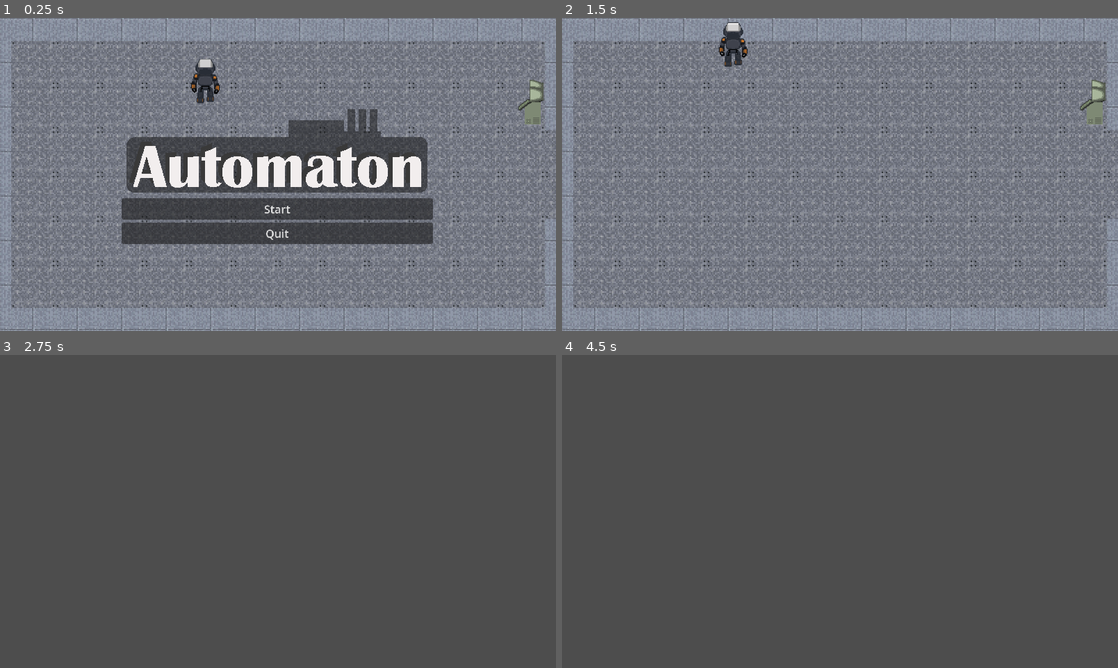
Above: before the commit, frames 1-4 (two rows, left to right).
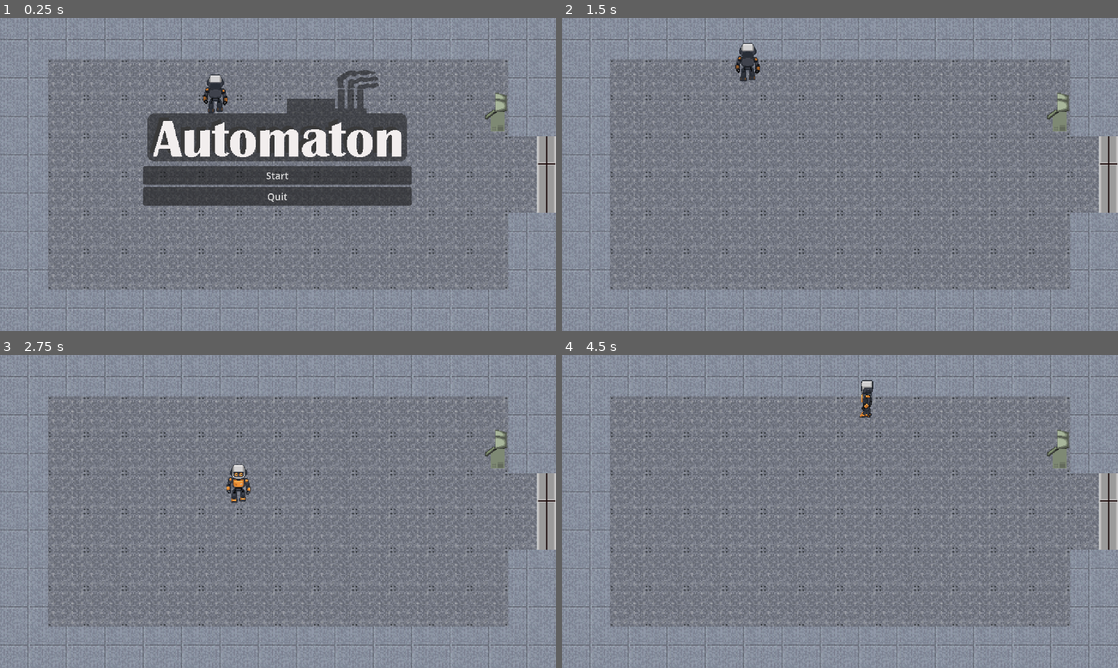
Above: after the commit, the same moments.

Repository: Wizxrdx/automaton
Game: Godot game, scene res://UI/main_menu.tscn
Same seed, same stepped clock (60 frames per second), same inputs: the game is played once before the commit and once after it.
Inputs (mouse positions are in pixels of both pictures, inside the frame that each line leads up to):
- Up to frame 1 (0.25 s): no input
- Up to frame 2 (1.5 s): click "Start" at 0.5 s; move the mouse to (745, 61) at 1.27 s; hold Right (ui_right) from 1.28 s (still down); tap Space (interact) at 1.35 s; click (745, 61) at 1.42 s
- Up to frame 3 (2.75 s): move the mouse to (166, 527) at 2.02 s; release Right (ui_right) at 2.03 s; hold Down (ui_down) from 2.03 s (still down); tap Q (drop_item) at 2.1 s; click (166, 527) at 2.17 s; tap Space (interact) at 2.3 s
- Up to frame 4 (4.5 s): move the mouse to (895, 442) at 2.77 s; release Down (ui_down) at 2.78 s; hold Right (ui_right) 2.78-3.53 s; tap Space (interact) at 2.85, 3.6 s; click (895, 442) at 2.92 s; move the mouse to (812, 574) at 3.52 s; hold Up (ui_up) 3.53-4.28 s; click (812, 574) at 3.67 s; move the mouse to (1006, 558) at 4.27 s; hold Left (ui_left) from 4.28 s (still down); tap Q (drop_item) at 4.35 s; click (1006, 558) at 4.42 s

The runs differ from the first frame. In frame 1, 38% of the frame differs, in the area x 0-100%, y 0-100%; in frame 2, 24%; in frame 3, 100%; in frame 4, 100%.

Commit message:
added tutorial levels and template levels

Diff:
--- a/Interactables/Door/door.gd
+++ b/Interactables/Door/door.gd
@@ -61,6 +61,10 @@
 
 	sprite.modulate = Color(1.5, 1.5, 1.5) if state else Color(1, 1, 1)
 
+# Inside door.gd
 func _on_body_entered(body):
 	if is_open and should_teleport and body.is_in_group("player_group"):
+		print("Attempting teleport...")
+		# Use the engine's 'Engine.has_singleton' check if you're paranoid
+		# But usually, just calling the name works IF there is no local node named the same thing.
 		LevelManager.load_next_level()
--- a/Player/player.gd
+++ b/Player/player.gd
@@ -122,6 +122,13 @@
 	is_busy = false
 
 # --- ITEM DETECTION SYSTEM ---
+
+func activate_camera(follow_player: bool):
+	if follow_player:
+		$Camera2D.enabled = true
+		$Camera2D.make_current()
+	else:
+		$Camera2D.enabled = false
 
 func _update_closest_item():
 	items_in_range = items_in_range.filter(func(item): return is_instance_valid(item))
--- a/Player/player.tscn
+++ b/Player/player.tscn
@@ -157,7 +157,8 @@
 shape = SubResource("RectangleShape2D_hvfyp")
 
 [node name="Camera2D" type="Camera2D" parent="." unique_id=1390136374]
-zoom = Vector2(0.4, 0.4)
+enabled = false
+zoom = Vector2(0.345, 0.345)
 
 [node name="InteractRay" type="ShapeCast2D" parent="." unique_id=1802014474]
 shape = SubResource("RectangleShape2D_od3ui")
--- a/UI/main_menu.gd
+++ b/UI/main_menu.gd
@@ -5,24 +5,38 @@
 func _ready():
 	# Force the level into background mode
 	level.is_menu_background = true
-	level.setup_menu_mode()
+
+	# Check if the function exists before calling to avoid crashes
+	if level.has_method("setup_menu_mode"):
+		level.setup_menu_mode()
 
 	# Ensure the Menu's own camera is the one being used
-	$Camera2D.make_current()
+	$StaticLevelCamera.make_current()
 
-	# Center the level instance to (0,0) or whatever your camera is looking at
+	# Center the level instance
 	level.position = Vector2.ZERO
-
-	Input.set_mouse_mode(Input.MOUSE_MODE_VISIBLE)
 
 func _on_start_button_pressed():
 	$VBoxContainer.visible = false
 
-	# Simulate the cleaner 'waking up'
+	Input.set_mouse_mode(Input.MOUSE_MODE_CONFINED)
+
 	await get_tree().create_timer(1.0).timeout
 
-	# The seamless handoff
+	# REPARENT
+	var root = get_tree().root
+	var old_pos = level.global_position
+	remove_child(level)
+	root.add_child(level)
+	level.global_position = old_pos
+
 	level.start_as_player()
 
-	# Clean up the menu
+	# Wait one frame so Godot can register the new camera
+	await get_tree().process_frame
+
+	# Now it is safe to kill the menu (and its camera)
 	self.queue_free()
+
+func _on_quit_button_pressed():
+	pass
--- a/UI/main_menu.tscn
+++ b/UI/main_menu.tscn
@@ -3,6 +3,48 @@
 [ext_resource type="Script" uid="uid://dkfvx8tcx8hdk" path="res://UI/main_menu.gd" id="1_p8ccj"]
 [ext_resource type="PackedScene" uid="uid://ba5vao3hb24wp" path="res://World/Level1.tscn" id="2_tk8dj"]
 [ext_resource type="Texture2D" uid="uid://cohktqv675ns7" path="res://UI/logo.png" id="3_d8nwk"]
+
+[sub_resource type="AtlasTexture" id="AtlasTexture_d8nwk"]
+atlas = ExtResource("3_d8nwk")
+region = Rect2(0, 0, 448, 160)
+
+[sub_resource type="Animation" id="Animation_d8nwk"]
+length = 0.001
+tracks/0/type = "value"
+tracks/0/imported = false
+tracks/0/enabled = true
+tracks/0/path = NodePath(".:texture:region")
+tracks/0/interp = 1
+tracks/0/loop_wrap = true
+tracks/0/keys = {
+"times": PackedFloat32Array(0),
+"transitions": PackedFloat32Array(1),
+"update": 0,
+"values": [Rect2(0, 0, 448, 160)]
+}
+
+[sub_resource type="Animation" id="Animation_4cwpn"]
+resource_name = "play_ui"
+length = 0.8
+loop_mode = 1
+tracks/0/type = "value"
+tracks/0/imported = false
+tracks/0/enabled = true
+tracks/0/path = NodePath(".:texture:region")
+tracks/0/interp = 1
+tracks/0/loop_wrap = true
+tracks/0/keys = {
+"times": PackedFloat32Array(0, 0.2, 0.4, 0.6, 0.8),
+"transitions": PackedFloat32Array(1, 1, 1, 1, 1),
+"update": 1,
+"values": [Rect2(0, 0, 448, 160), Rect2(0, 160, 448, 160), Rect2(0, 320, 448, 160), Rect2(0, 160, 448, 160), Rect2(0, 0, 448, 160)]
+}
+
+[sub_resource type="AnimationLibrary" id="AnimationLibrary_f40uw"]
+_data = {
+&"RESET": SubResource("Animation_d8nwk"),
+&"play_ui": SubResource("Animation_4cwpn")
+}
 
 [node name="MainMenu" type="Control" unique_id=1362057842]
 layout_mode = 3
@@ -22,16 +64,20 @@
 anchor_top = 0.5
 anchor_right = 0.5
 anchor_bottom = 0.5
-offset_left = 264.0
-offset_top = 134.0
-offset_right = 310.0
-offset_bottom = 200.0
+offset_left = 63.0
+offset_top = -12.0
+offset_right = 511.0
+offset_bottom = 218.0
 grow_horizontal = 2
 grow_vertical = 2
 
 [node name="TextureRect" type="TextureRect" parent="VBoxContainer" unique_id=231407993]
 layout_mode = 2
-texture = ExtResource("3_d8nwk")
+texture = SubResource("AtlasTexture_d8nwk")
+
+[node name="AnimationPlayer" type="AnimationPlayer" parent="VBoxContainer/TextureRect" unique_id=2127134869]
+libraries/ = SubResource("AnimationLibrary_f40uw")
+autoplay = &"play_ui"
 
 [node name="Button" type="Button" parent="VBoxContainer" unique_id=1876818327]
 layout_mode = 2
@@ -52,9 +98,9 @@
 grow_vertical = 2
 color = Color(0, 0, 0, 1)
 
-[node name="Camera2D" type="Camera2D" parent="." unique_id=1135988002]
+[node name="StaticLevelCamera" type="Camera2D" parent="." unique_id=1135988002]
 position = Vector2(448, 256)
-zoom = Vector2(0.4, 0.4)
+zoom = Vector2(0.345, 0.345)
 
 [connection signal="button_up" from="VBoxContainer/Button" to="." method="_on_start_button_pressed"]
 [connection signal="button_up" from="VBoxContainer/Button2" to="." method="_on_quit_button_pressed"]
--- a/World/GeneratedLevel.tscn
+++ b/World/GeneratedLevel.tscn
@@ -1,6 +1,6 @@
 [gd_scene format=4 uid="uid://c34pe1jw1qlax"]
 
-[ext_resource type="Script" uid="uid://d1s2xbh8c22yr" path="res://World/test_world.gd" id="1_kou5i"]
+[ext_resource type="Script" uid="uid://pyhiltvx5xli" path="res://World/generated_level.gd" id="1_td3x3"]
 [ext_resource type="Texture2D" uid="uid://b8ty44uy03pqf" path="res://World/Assets/factory.png" id="2_td3x3"]
 [ext_resource type="PackedScene" uid="uid://7s4a47fejfr1" path="res://Interactables/Door/south_door.tscn" id="3_u1my1"]
 [ext_resource type="PackedScene" uid="uid://dnop8su1clcoc" path="res://Interactables/Door/west_door.tscn" id="4_m2qq2"]
@@ -146,7 +146,7 @@
 
 [node name="GeneratedLevel" type="Node2D" unique_id=453771296]
 y_sort_enabled = true
-script = ExtResource("1_kou5i")
+script = ExtResource("1_td3x3")
 
 [node name="SpawnPoint" type="Marker2D" parent="." unique_id=1491352513]
 y_sort_enabled = true
--- a/World/Level1.tscn
+++ b/World/Level1.tscn
@@ -168,3 +168,7 @@
 [node name="Cleaner" parent="." unique_id=2084668017 instance=ExtResource("5_k8plc")]
 position = Vector2(344, 176)
 detection = false
+
+[node name="StaticLevelCamera" type="Camera2D" parent="." unique_id=810040564]
+position = Vector2(448, 256)
+zoom = Vector2(0.345, 0.345)
--- a/World/Level2.tscn
+++ b/World/Level2.tscn
@@ -1,6 +1,6 @@
 [gd_scene format=4 uid="uid://c62tj0u02mf5w"]
 
-[ext_resource type="Script" uid="uid://d1s2xbh8c22yr" path="res://World/test_world.gd" id="1_yjni2"]
+[ext_resource type="Script" uid="uid://dnj3x1n55mlhm" path="res://World/level_2.gd" id="1_u0hd0"]
 [ext_resource type="Texture2D" uid="uid://b8ty44uy03pqf" path="res://World/Assets/factory.png" id="2_0xtwl"]
 [ext_resource type="PackedScene" uid="uid://0tr6kh6eyqq2" path="res://Player/player.tscn" id="3_u0hd0"]
 [ext_resource type="PackedScene" uid="uid://dljoodh54h7l" path="res://Interactables/Door/east_door.tscn" id="5_t570r"]
@@ -143,9 +143,9 @@
 navigation_layer_0/layers = 1
 sources/0 = SubResource("TileSetAtlasSource_3hj1s")
 
-[node name="Level1" type="Node2D" unique_id=453771296]
+[node name="Level2" type="Node2D" unique_id=453771296]
 y_sort_enabled = true
-script = ExtResource("1_yjni2")
+script = ExtResource("1_u0hd0")
 
 [node name="SpawnPoint" type="Marker2D" parent="." unique_id=1491352513]
 position = Vector2(64, 256)
@@ -167,3 +167,7 @@
 [node name="VerticalDoor" parent="." unique_id=1998518730 instance=ExtResource("5_t570r")]
 position = Vector2(0, 320)
 current_state = 2
+
+[node name="StaticLevelCamera" type="Camera2D" parent="." unique_id=667407825]
+position = Vector2(448, 256)
+zoom = Vector2(0.345, 0.345)
--- a/World/LevelManager.gd
+++ b/World/LevelManager.gd
@@ -5,9 +5,22 @@
 func load_next_level():
 	current_level_number += 1
 
-	if current_level_number <= 2:
-		# Load your hand-made scenes
-		get_tree().change_scene_to_file("res://World/Level2.tscn")
-	else:
-		# Load the "Generator" scene
-		get_tree().change_scene_to_file("res://World/GeneratedLevel.tscn")
+	# 1. Manually find and kill the old level if it's stuck in the root
+	# This is necessary because of the reparenting we did in the Main Menu
+	var root = get_tree().root
+	for child in root.get_children():
+		# This looks for any node that looks like Level1, Level2, etc.
+		if "Level" in child.name and child is Node2D:
+			child.queue_free()
+			print("Purged old level: ", child.name)
+
+	# 2. Pick the next path
+	var next_path = "res://World/Level2.tscn"
+	if current_level_number > 2:
+		next_path = "res://World/GeneratedLevel.tscn"
+
+	# 3. Change Scene
+	get_tree().change_scene_to_file(next_path)
+
+	# 4. Re-lock the mouse (Scene changes often reset mouse mode)
+	Input.set_mouse_mode(Input.MOUSE_MODE_CONFINED)
--- /dev/null
+++ b/World/generated_level.gd
@@ -0,0 +1,25 @@
+extends Node2D
+
+@onready var player = $Player
+@onready var spawn = $SpawnPoint
+
+func _ready():
+	# 1. Move player to spawn
+	player.global_position = spawn.global_position
+
+	# 2. FORCE PLAYER CAMERA
+	# This overrides the stationary cameras from Level 1 & 2
+	var p_cam = player.get_node_or_null("Camera2D")
+	p_cam.enabled = true
+	p_cam.make_current()
+
+	# 3. Ensure player logic is actually running
+	player.set_physics_process(true)
+	player.show()
+
+	# 4. Lock mouse
+	Input.set_mouse_mode(Input.MOUSE_MODE_CONFINED)
+
+func _input(event):
+	if event.is_action_pressed("ui_cancel"):
+		Input.set_mouse_mode(Input.MOUSE_MODE_VISIBLE)
--- a/World/level_1.gd
+++ b/World/level_1.gd
@@ -24,25 +24,32 @@
 	player.global_position = spawn.global_position
 	player.set_physics_process(true)
 	player.set_process_input(true)
-	if cleaner:
-		cleaner.hide() # Hide the NPC because the player is now here
+
+func _input(event):
+	if event.is_action_pressed("ui_cancel"): # This is the "Esc" key by default
+		Input.set_mouse_mode(Input.MOUSE_MODE_VISIBLE)
 
 func start_as_player():
-	# 1. Position the player where the cleaner was
+	# 1. Position and Swap
 	player.global_position = cleaner.global_position
 
-	# 2. Character swap
-	cleaner.hide()
+	# THE CLEAN KILL: Delete the cleaner so its logic stops forever
+	cleaner.queue_free()
+
 	player.show()
+	# Stop any inherited momentum
+	player.velocity = Vector2.ZERO
 
-	# 3. ENABLE PLAYER CAMERA
-	# This tells Godot to stop using the Menu Camera and start using the Player's
-	var player_camera = player.get_node_or_null("Camera2D")
-	if player_camera:
-		player_camera.make_current()
+	var static_cam = get_node_or_null("StaticLevelCamera")
+	if static_cam:
+		# Wait for the Menu/Cleaner to be fully cleared from the tree
+		await get_tree().process_frame
+		static_cam.make_current()
+		print("Camera Status: Static Level Camera is now the Boss.")
 
-	# 4. Enable controls
+	# 3. Enable controls
 	player.set_physics_process(true)
 	player.set_process_input(true)
 
-	Input.set_mouse_mode(Input.MOUSE_MODE_CONFINED)
+	# Optional: If you want it invisible too, use:
+	# Input.set_mouse_mode(Input.MOUSE_MODE_CONFINED_HIDDEN)
--- /dev/null
+++ b/World/level_2.gd
@@ -0,0 +1,15 @@
+extends Node2D
+
+@onready var player = $Player
+@onready var spawn = $SpawnPoint
+
+func _ready():
+	player.global_position = spawn.global_position
+
+# Called every frame. 'delta' is the elapsed time since the previous frame.
+func _process(delta: float) -> void:
+	pass
+
+func _input(event):
+	if event.is_action_pressed("ui_cancel"): # This is the "Esc" key by default
+		Input.set_mouse_mode(Input.MOUSE_MODE_VISIBLE)
Binary file changed: UI/logo.aseprite
Binary file changed: UI/logo.png
Not shown, added: World/generated_level.gd.uid
Not shown, added: World/level_2.gd.uid
